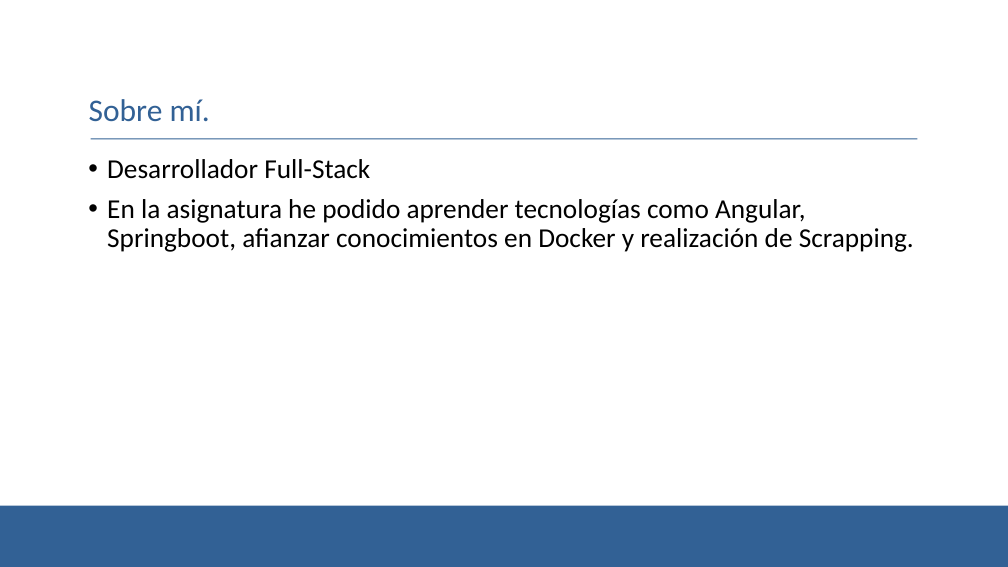
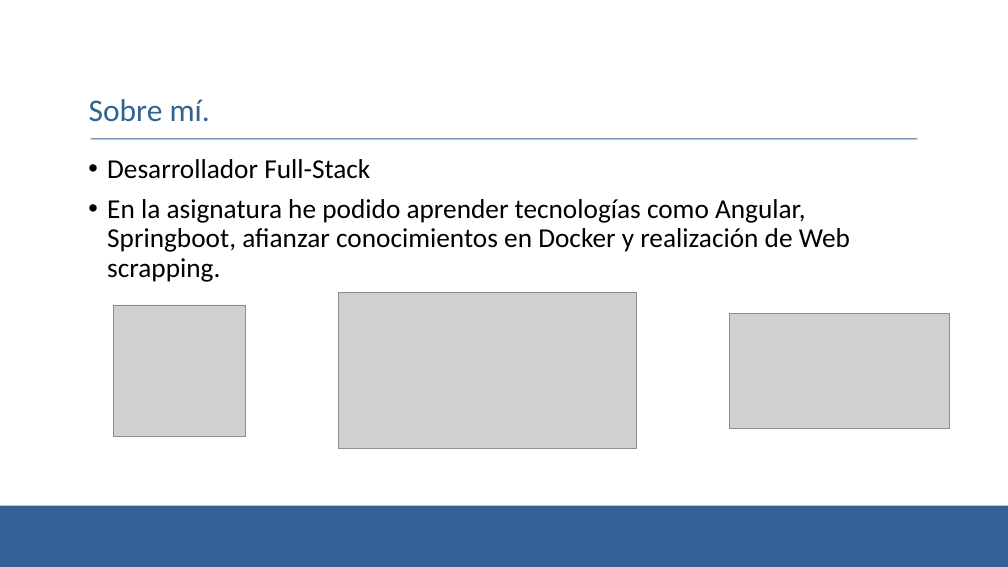
Before and after one commit to ajl618/EorzeArm, a slide deck: slide 3 of DRA-EorzeArm.pptx. Drawn at 1008x567 pixels with LibreOffice and Linux fonts; fonts in the diff are those of the drawing; grey boxes stand for pictures; background and template pictures are left out. Boxes give left, top, right and bottom in pixels: in the first picture for what was removed or moved away, otherwise in the second. Text is boxed around its words. In the diff, an @@ line names an element or a change of style, - is before the commit and + after.

```diff
--- a/DRA-EorzeArm.pptx
+++ b/DRA-EorzeArm.pptx
@@ text at [107,199,850,282]: text changed @@
-• En la asignatura he podido aprender tecnologías como Angular, Springboot, afianzar conocimientos en Docker y realización de Scrapping.
+• En la asignatura he podido aprender tecnologías como Angular, Springboot, afianzar conocimientos en Docker y realización de Web scrapping.
@@ picture added at [339,293,636,449] @@
@@ picture added at [113,305,245,436] @@
@@ picture added at [730,313,949,428] @@
```
Also in this commit, not shown: 3 other slides changed, 1 slide added.
